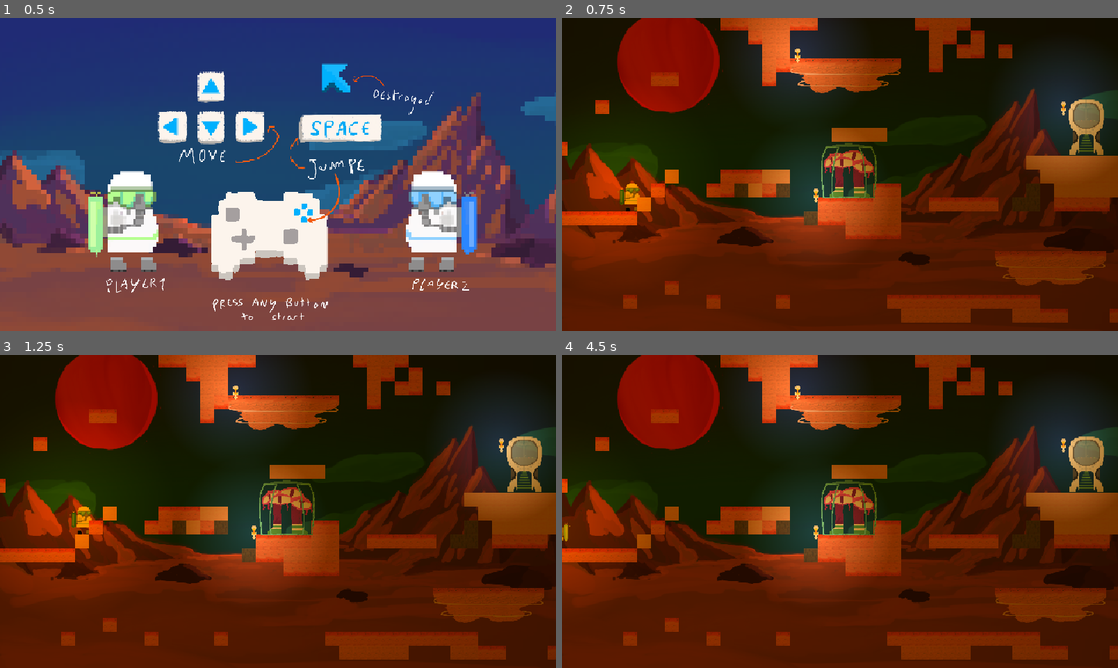
Above: before the commit, frames 1-4 (two rows, left to right).
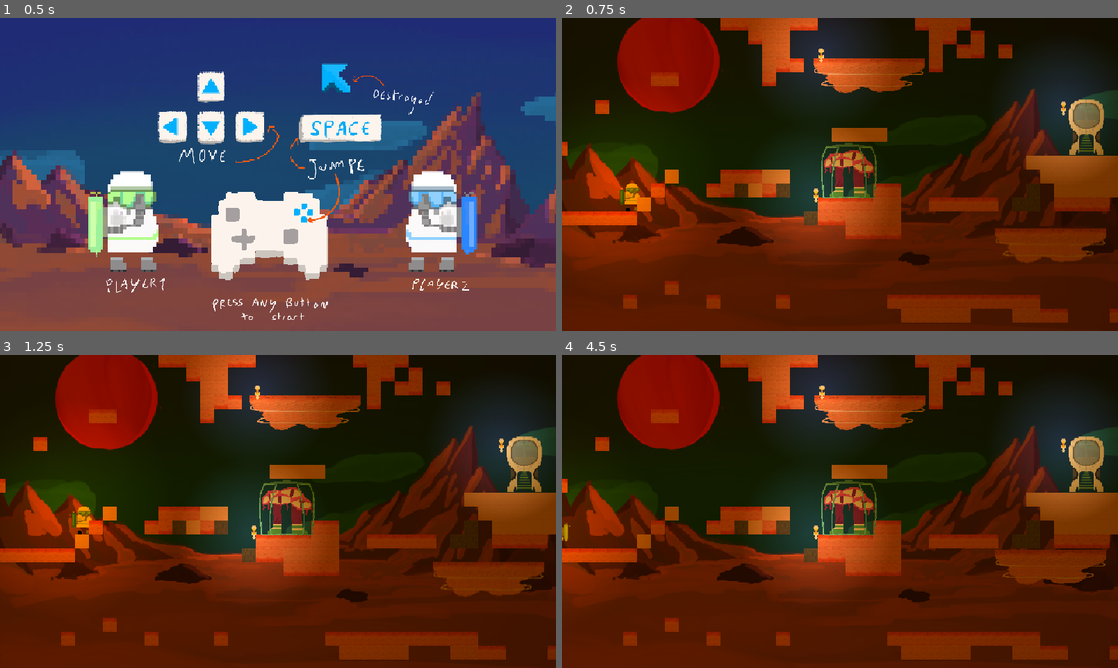
Above: after the commit, the same moments.

Repository: LeResteDuMonde/GameJamPSU
Game: Godot game, scene res://scene/Main.tscn
Same seed, same stepped clock (60 frames per second), same inputs: the game is played once before the commit and once after it.
Inputs (mouse positions are in pixels of both pictures, inside the frame that each line leads up to):
- Up to frame 1 (0.5 s): no input
- Up to frame 2 (0.75 s): tap Enter at 0.5 s; move the mouse to (962, 158) at 0.52 s; press the mouse at (962, 158) at 0.53 s; hold D (right) from 0.53 s (still down)
- Up to frame 3 (1.25 s): keep holding D (right); tap Space (jump) at 0.77 s
- Up to frame 4 (4.5 s): move the mouse to (728, 527) at 1.27 s; release the mouse at (728, 527) at 1.28 s; click (728, 527) at 1.35 s; tap Space (jump) at 1.52, 3.02, 3.77 s; move the mouse to (895, 442) at 2.02 s; release D (right) at 2.03 s; press the mouse at (895, 442) at 2.03 s; hold A (left) 2.03-2.78 s; move the mouse to (812, 574) at 2.77 s; release the mouse at (812, 574) at 2.78 s; hold D (right) 2.78-4.28 s; click (812, 574) at 2.85 s; move the mouse to (1006, 558) at 3.52 s; press the mouse at (1006, 558) at 3.53 s; move the mouse to (673, 464) at 4.27 s; release the mouse at (673, 464) at 4.28 s; hold A (left) from 4.28 s (still down); click (673, 464) at 4.35 s

Frame 1 is identical in both runs. In frame 2, 5.6% of the frame differs, in the area x 32-98%, y 0-86%; in frame 3, 5.7%; in frame 4, 6.4%.

Commit message:
moving platform again

Diff:
--- a/script/movingPlatform.gd
+++ b/script/movingPlatform.gd
@@ -46,7 +46,7 @@
 		else:
 			direction = -direction
 
-	#print(move_and_collide(move))
+	move_and_collide(move)
 	if collision :
 		remove_collision_exception_with(collider)
 
